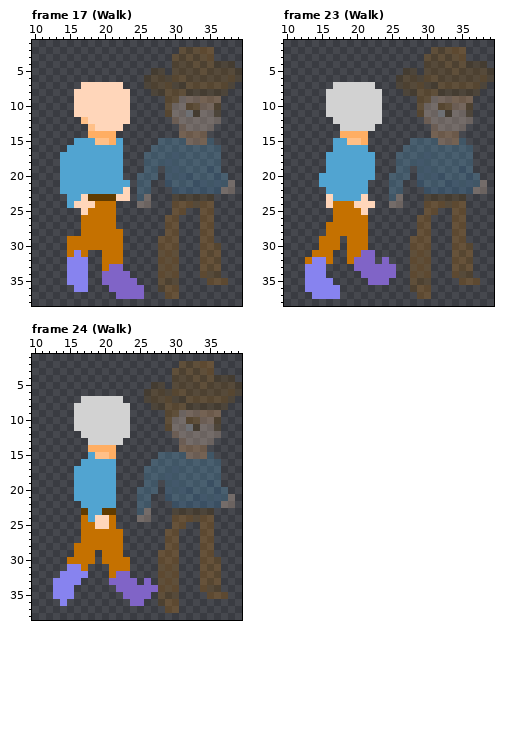
Edited in one commit: pixel-art file (Assets/Characters/Test2Animation_40x40.ase). That is the earlier state.
40x40 pixels, 24 frames. Shown: frame 17 (Walk): x 10..39, y 1..38; frame 23 (Walk): x 10..39, y 1..38; frame 24 (Walk): x 10..39, y 1..38. The commit also changed other frames, which this record leaves out.
And afterwards:
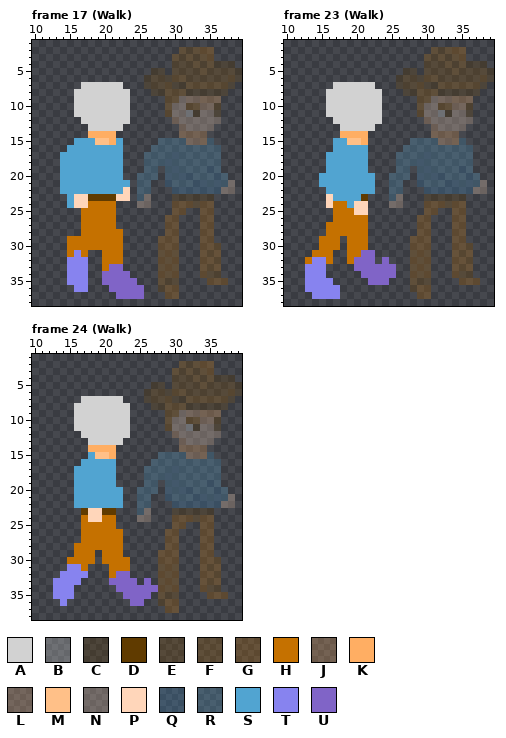
Palette (. is transparent): A #d2d2d2  B #e7e7e740  C #603b0040  D #603b00  E #85510040  F #aa650040  G #c5710040  H #c57100  J #ffae6340  K #ffae63  L #ffc08840  M #ffc088  N #ffd6ba40  P #ffd6ba  Q #3986c140  R #51a4d140  S #51a4d1  T #8783ef  U #8064c7
Changes in this commit:
Changed rows in their new state; - is an unchanged pixel.
Frame 17 (Walk), layers "Head", "Right hand":
first column x 16:
 7 -AAAAAA-
 8 AAAAAAAA
 9 AAAAAAAA
10 AAAAAAAA
11 AAAAAAAA
12 -AAAAAAA
13 --AAAAA-
first column x 16:
23 P--
24 --H
25 -H-
Frame 23 (Walk), layers "Right hand", "Shirt":
first column x 19:
17 ---.
18 ---.
19 ---.
21 ---S
22 ---S
23 --D-
24 S--.
25 -P--
Frame 24 (Walk), layers "Right hand", "Shirt":
first column x 16:
20 ------S
21 ------S
22 S-----S
23 --PP---
24 --P-H--
25 ---HH--
